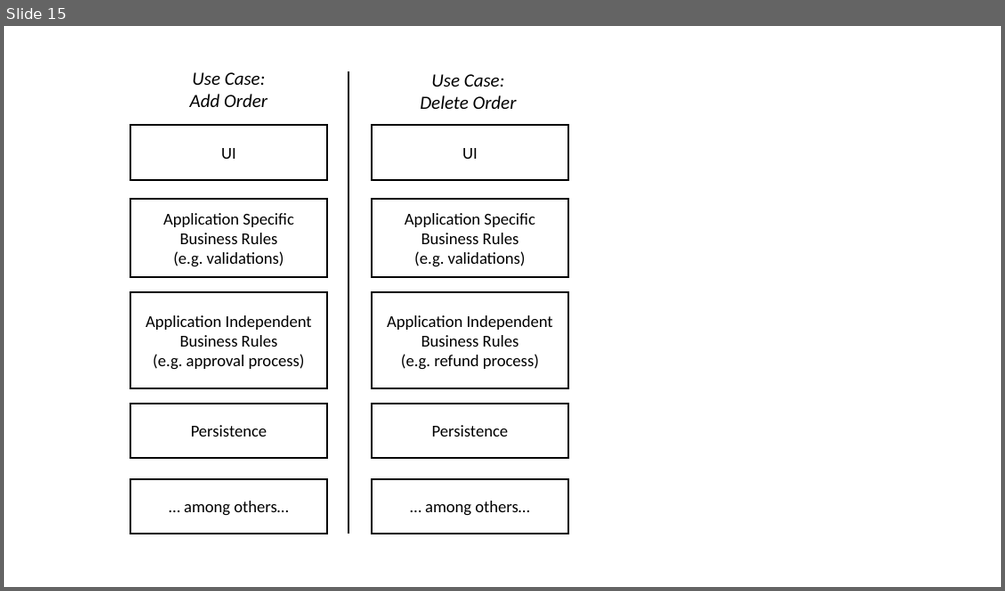
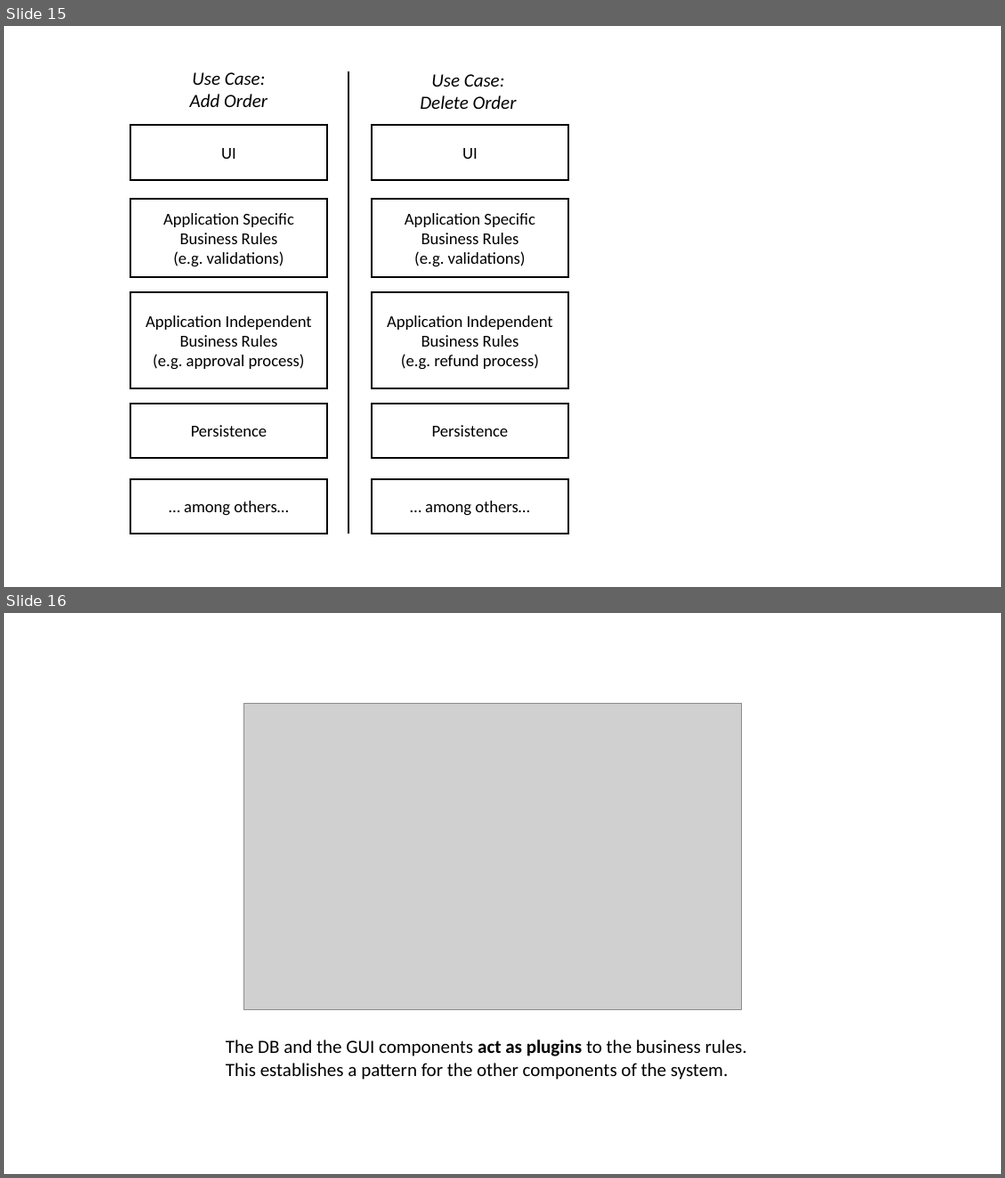
Before and after one commit to serodriguez68/clean-architecture, a slide deck: images/editable-images.pptx. Shown one above the other, each under a label of ours: slide 15 before the commit, slides 15 and 16 after it. The pictures are 1005x591 and 1005x1178 pixels, drawn with LibreOffice and Linux fonts; fonts in the diff are those of the drawing; grey boxes stand for pictures. Boxes give left, top, right and bottom in pixels: in the first picture for what was removed or moved away, otherwise in the second. Text is boxed around its words. In the diff, an @@ line names an element or a change of style, - is before the commit and + after.

```diff
--- a/images/editable-images.pptx
+++ b/images/editable-images.pptx
@@ slide 16 added at bbox=[4, 613, 1001, 1174], background #FFFFFF @@
@@ picture added at bbox=[244, 703, 741, 1009] @@
@@ text added at bbox=[226, 1039, 747, 1079], 18 pt, text #000000 @@
+The DB and the GUI components act as plugins to the business rules.
+This establishes a pattern for the other components of the system.
```
Also in this commit, not shown: 2 other files.
